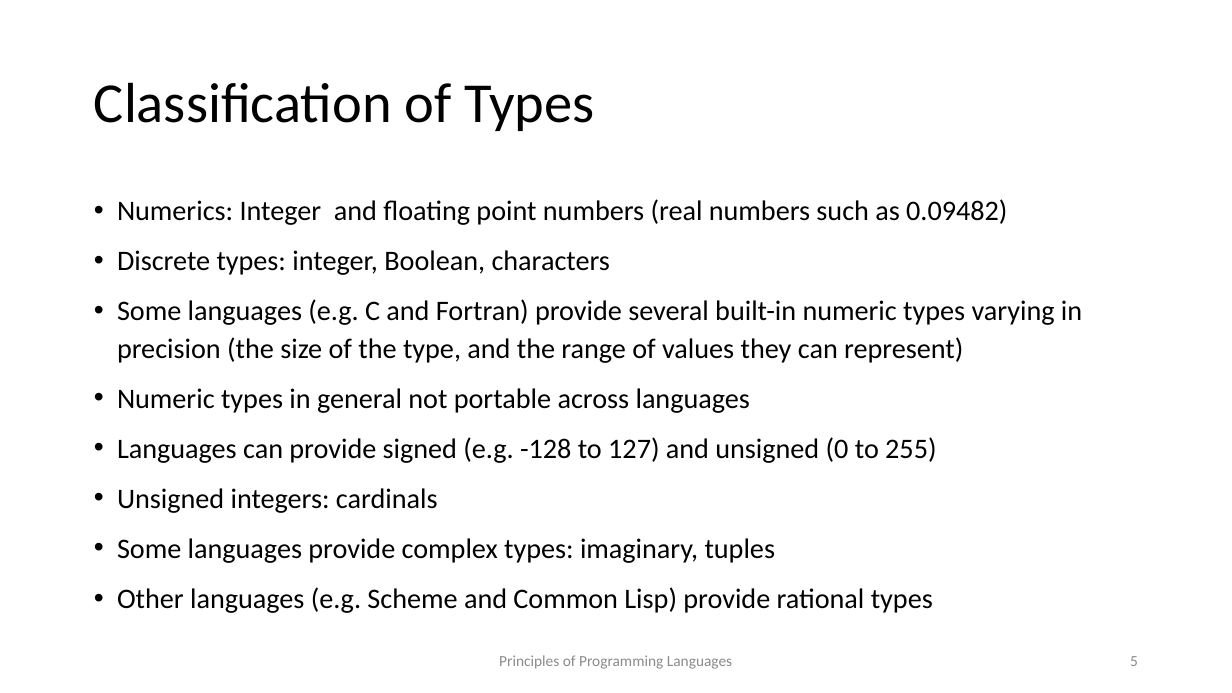
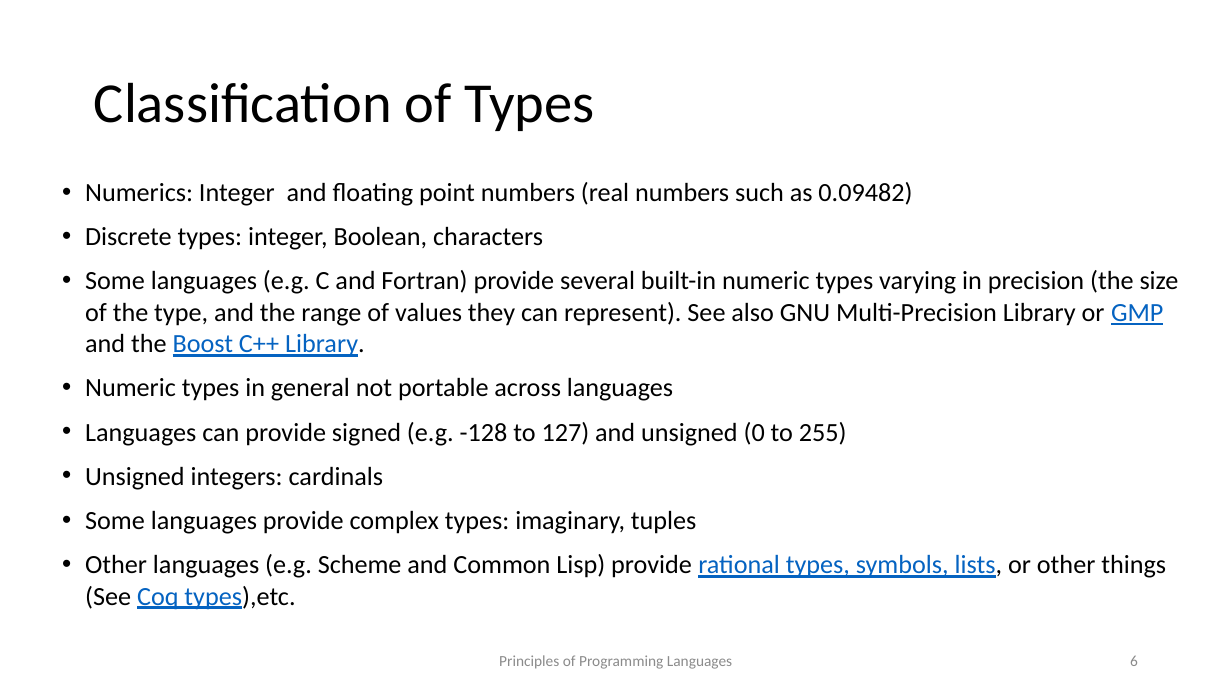
Before and after one commit to kongm/pl-design, a slide deck: slide 6 of C7-TypeSystems.pptx (slide 5 before the commit). Drawn at 1232x693 pixels with LibreOffice and Linux fonts; fonts in the diff are those of the drawing. Boxes give left, top, right and bottom in pixels: in the first picture for what was removed or moved away, otherwise in the second. Text is boxed around its words. In the diff, an @@ line names an element or a change of style, - is before the commit and + after.

```diff
--- a/C7-TypeSystems.pptx
+++ b/C7-TypeSystems.pptx
@@ text "Numerics: Integer and floating point ...": place and size @@
-text "Numerics: Integer and floating point ..." at (117, 199, 1082, 613)
+text "Numerics: Integer and floating point ..." at (85, 182, 1179, 610)
@@ text at (85, 182, 912, 534): size 22 to 20.4 pt in "Numerics: Integer and floating point numbers (real ...", "Discrete types: integer, Boolean, characters", "Numeric types in general not portable across ...", "Languages can provide signed (e.g. -128 to ..." and 2 more places; line spacing 1.1 to 1 @@
@@ text at (85, 270, 1179, 357): text changed; size 22 to 20.4 pt @@
-• Some languages (e.g. C and Fortran) provide several built-in numeric types varying in precision (the size of the type, and the range of values they can represent)
+• Some languages (e.g. C and Fortran) provide several built-in numeric types varying in precision (the size of the type, and the range of values they can represent). See also GNU Multi-Precision Library or GMP and the Boost C++ Library.
@@ text at (85, 554, 1166, 610): text changed; size 22 to 20.4 pt @@
-• Other languages (e.g. Scheme and Common Lisp) provide rational types
+• Other languages (e.g. Scheme and Common Lisp) provide rational types, symbols, lists, or other things (See Coq types),etc.
@@ page number at (1130, 655, 1138, 666): text changed @@
-5
+6
```
Also in this commit, not shown: 15 other slides changed, 4 slides added, 32 other files.
